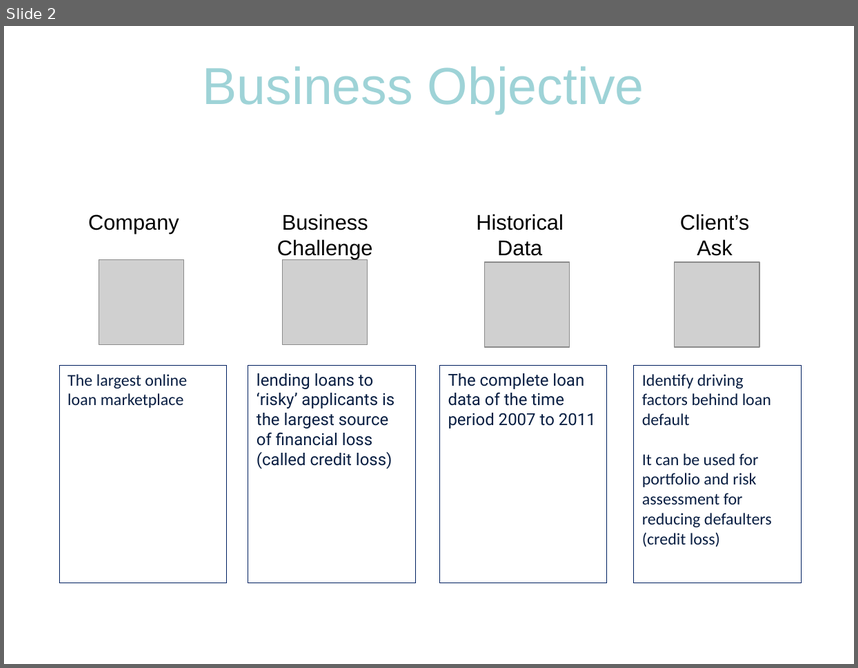
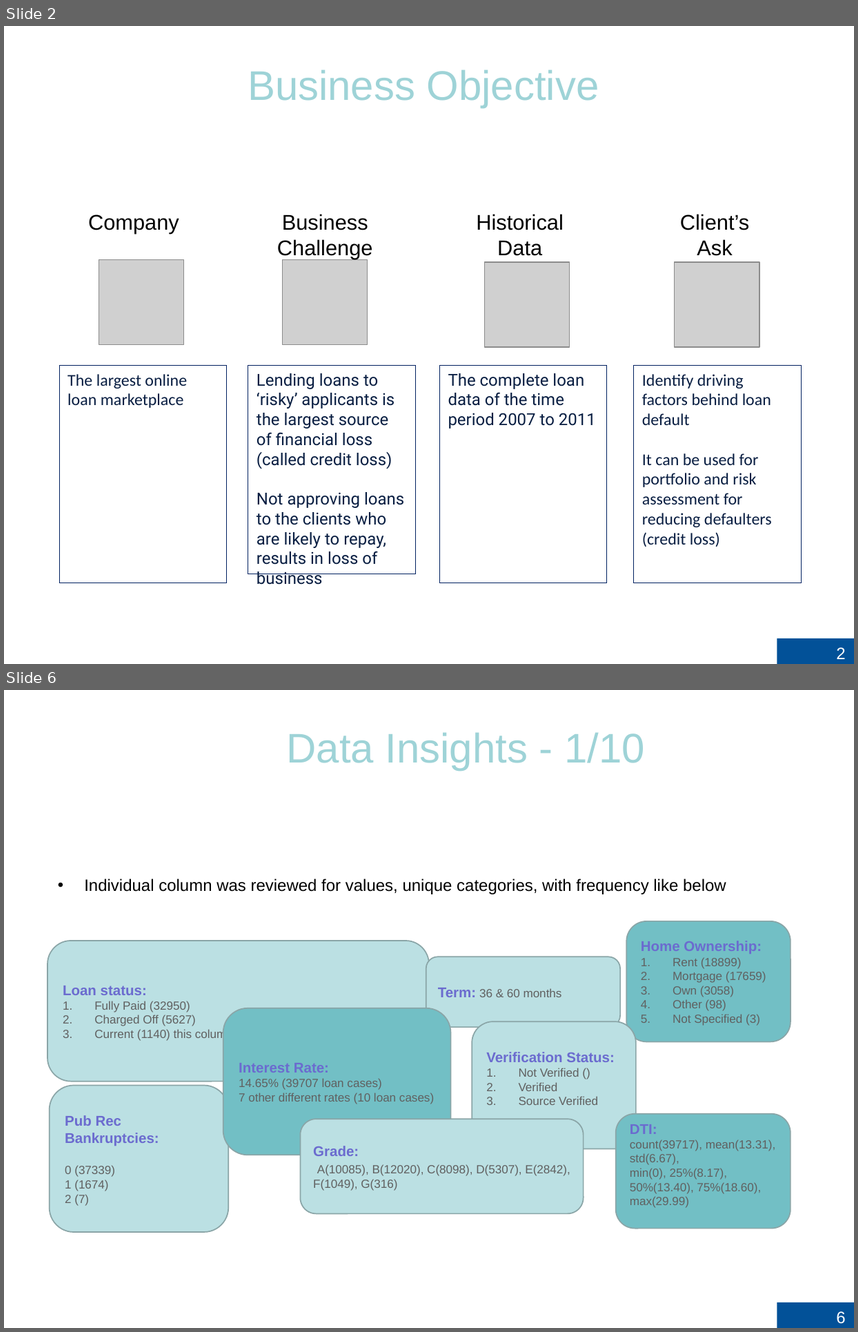
Before and after one commit to RujDha/LendingClub-CaseStudy, a slide deck: LeandingClub-CaseStudy.pptx. Shown one above the other, each under a label of ours: slide 2 before the commit, slides 2 and 6 after it; the slides between them are not shown. The pictures are 858x668 and 858x1332 pixels, drawn with LibreOffice and Linux fonts; fonts in the diff are those of the drawing; grey boxes stand for pictures; background and template pictures are left out. Boxes give left, top, right and bottom in pixels: in the first picture for what was removed or moved away, otherwise in the second. Text is boxed around its words. In the diff, an @@ line names an element or a change of style, - is before the commit and + after.

```diff
--- a/LeandingClub-CaseStudy.pptx
+++ b/LeandingClub-CaseStudy.pptx
@@ slide 6 added at [4, 690, 854, 1328], background picture (left out) @@
@@ title added at [287, 733, 645, 770], 35 pt, text #9ED3D7 @@
+Data Insights - 1/10
@@ text added at [361, 790, 637, 834], 25 pt, text #FFFFFF @@
+Univariate Analysis
@@ text added at [84, 878, 726, 894], 14 pt, text #000000 @@
+• Individual column was reviewed for values, unique categories, with frequency like below
@@ rounded rectangle added at [626, 921, 791, 1042], fill #72BFC5, outline #8AA6A8 1 pt, 10 pt, text #606060 @@
+Home Ownership:
+1. Rent (18899)
+2. Mortgage (17659)
+3. Own (3058)
+4. Other (98)
+5. Not Specified (3)
@@ rounded rectangle added at [47, 940, 429, 1081], fill #BBE0E3, outline #8AA6A8 1 pt, 10 pt, text #606060 @@
+Loan status:
+1. Fully Paid (32950)
+2. Charged Off (5627)
+3. Current (1140) this column dropped off as not relevant
@@ rounded rectangle added at [426, 957, 620, 1027], fill #BBE0E3, outline #8AA6A8 1 pt, 10 pt, text #606060 @@
+Term: 36 & 60 months
@@ rounded rectangle added at [223, 1008, 451, 1155], fill #72BFC5, outline #8AA6A8 1 pt, 10 pt, text #606060 @@
+Interest Rate:
+14.65% (39707 loan cases)
+7 other different rates (10 loan cases)
@@ rounded rectangle added at [472, 1021, 635, 1149], fill #BBE0E3, outline #8AA6A8 1 pt, 10 pt, text #606060 @@
+Verification Status:
+1. Not Verified ()
+2. Verified
+3. Source Verified
@@ rounded rectangle added at [49, 1085, 228, 1232], fill #BBE0E3, outline #8AA6A8 1 pt, 12 pt, text #6B6BCF, bold @@
+Pub Rec Bankruptcies:
+0 (37339)
+1 (1674)
+2 (7)
@@ rounded rectangle added at [301, 1118, 584, 1213], fill #BBE0E3, outline #8AA6A8 1 pt, 10 pt, text #606060 @@
+Grade:
+A(10085), B(12020), C(8098), D(5307), E(2842), F(1049), G(316)
@@ rounded rectangle added at [616, 1114, 791, 1228], fill #72BFC5, outline #8AA6A8 1 pt, 10 pt, text #606060 @@
+DTI:
+count(39717), mean(13.31), std(6.67),
+min(0), 25%(8.17), 50%(13.40), 75%(18.60), max(29.99)
@@ page number added at [777, 1302, 854, 1328], fill #025198, 14 pt, text #FFFFFF @@
+6
@@ slide 2 changed as well @@
@@ title "Business Objective" at [248, 70, 599, 107]: size 44 to 35 pt @@
@@ rectangle "Lending loans to ‘risky’ applicants ...": place and size @@
-rectangle "Lending loans to ‘risky’ applicants ..." at [248, 365, 415, 583]
+rectangle "Lending loans to ‘risky’ applicants ..." at [248, 365, 415, 575]
@@ text in rectangle at [257, 373, 404, 584]: text changed @@
-lending loans to ‘risky’ applicants is the largest source of financial loss (called credit loss)
+Lending loans to ‘risky’ applicants is the largest source of financial loss (called credit loss)
+Not approving loans to the clients who are likely to repay, results in loss of business
@@ page number added at [777, 638, 854, 664], fill #025198, 14 pt, text #FFFFFF @@
+2
```
Also in this commit, not shown: 8 other slides changed, 6 other slides added, 3 slides removed.
